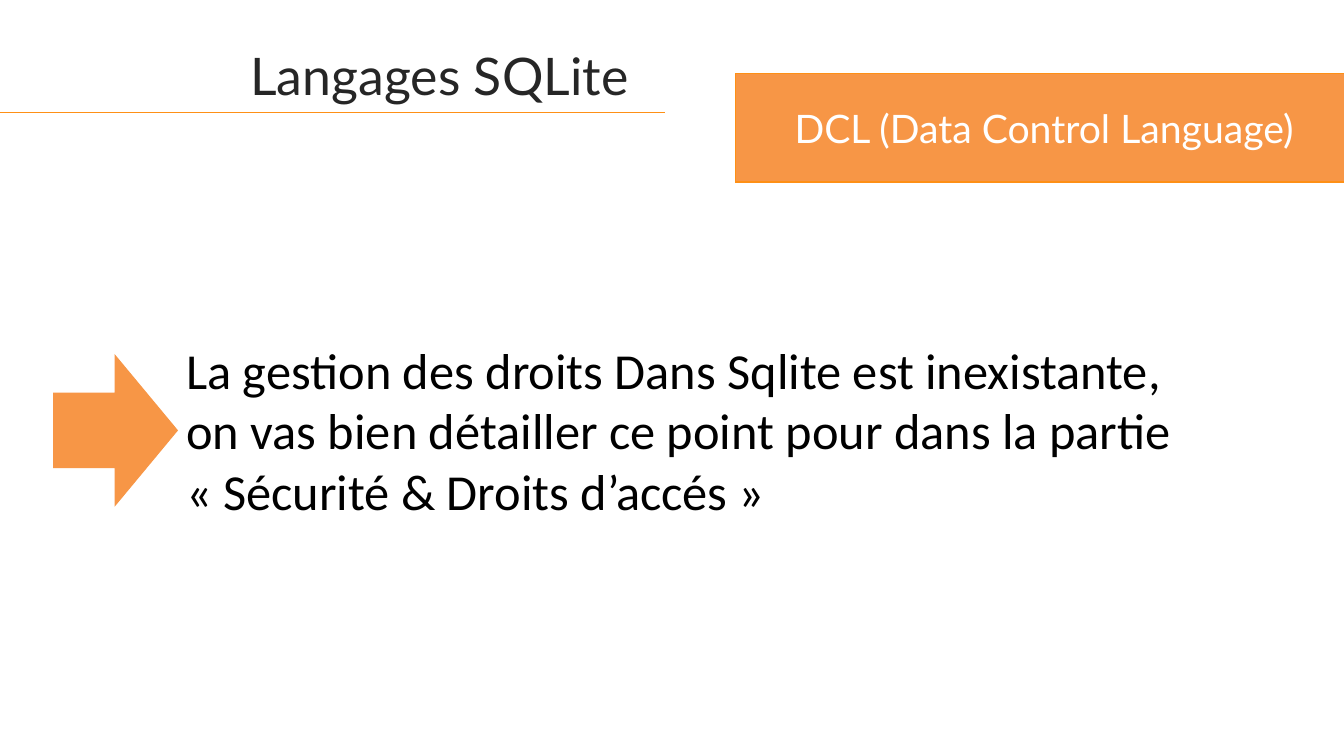
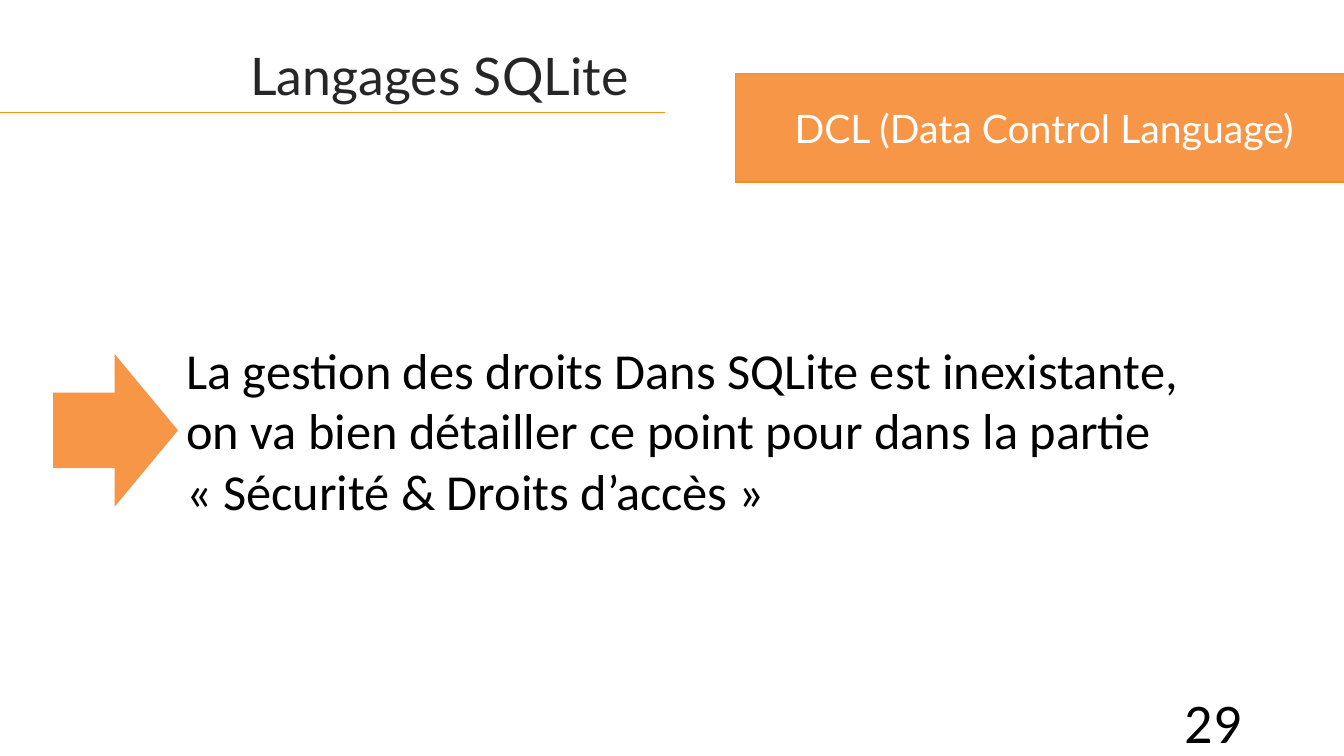
Before and after one commit to web-ai-master/academic-projects, a slide deck: slide 29 of Architecture SGBD/Project/presentation/Presentation-projet-SQLite.pptx. Drawn at 1344x756 pixels with LibreOffice and Linux fonts; fonts in the diff are those of the drawing. Boxes give left, top, right and bottom in pixels: in the first picture for what was removed or moved away, otherwise in the second. Text is boxed around its words. In the diff, an @@ line names an element or a change of style, - is before the commit and + after.

```diff
--- a/Architecture SGBD/Project/presentation/Presentation-projet-SQLite.pptx
+++ b/Architecture SGBD/Project/presentation/Presentation-projet-SQLite.pptx
@@ text at (x1=186, y1=354, x2=1177, y2=511): text changed @@
-La gestion des droits Dans Sqlite est inexistante,
-on vas bien détailler ce point pour dans la partie « Sécurité & Droits d’accés »
+La gestion des droits Dans SQLite est inexistante,
+on va bien détailler ce point pour dans la partie « Sécurité & Droits d’accès »
@@ page number added at (x1=1185, y1=706, x2=1242, y2=743), 40 pt, text #000000 @@
+29
```
Also in this commit, not shown: 46 other slides changed, 32 other files.
